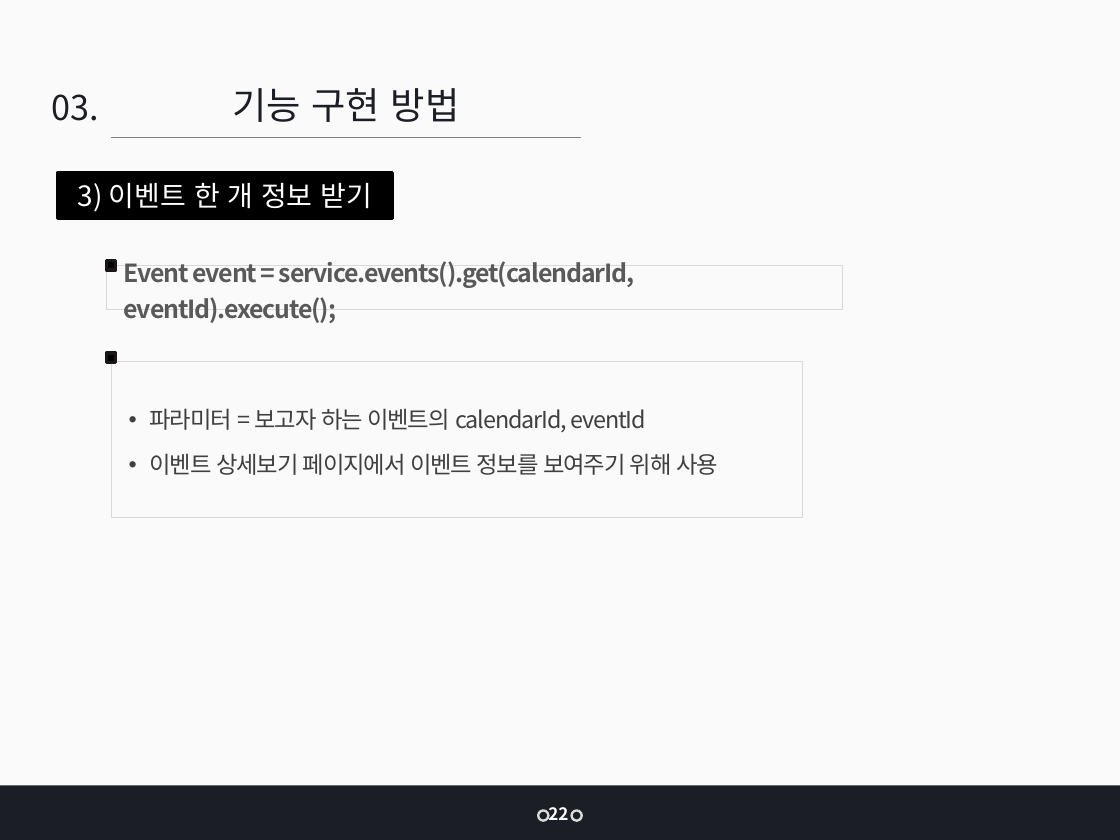
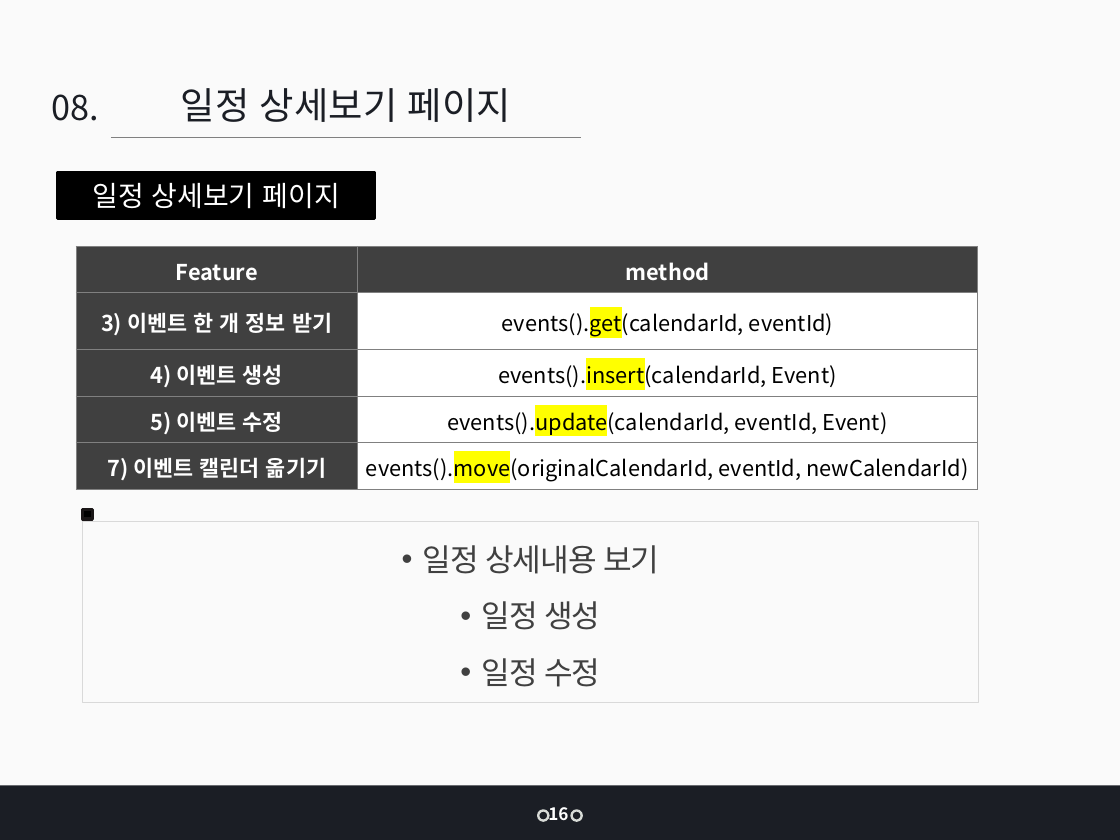
Before and after one commit to jangys/calendarProjectDocument, a slide deck: slide 16 of 인턴 최종 발표_장연수.pptx (slide 22 before the commit). Drawn at 1120x840 pixels with LibreOffice and Linux fonts; fonts in the diff are those of the drawing. Boxes give left, top, right and bottom in pixels: in the first picture for what was removed or moved away, otherwise in the second. Text is boxed around its words. In the diff, an @@ line names an element or a change of style, - is before the commit and + after.

```diff
--- a/인턴 최종 발표_장연수.pptx
+++ b/인턴 최종 발표_장연수.pptx
@@ text at <box>181,88,511,122</box>: text changed @@
-기능 구현 방법
+일정 상세보기 페이지
@@ text at <box>51,94,98,121</box>: text changed @@
-03.
+08.
@@ rectangle "일정 상세보기 페이지": place and size @@
-rectangle "일정 상세보기 페이지" at <box>57,174,392,218</box>
+rectangle "일정 상세보기 페이지" at <box>57,174,374,218</box>
@@ text in rectangle at <box>92,183,340,209</box>: text changed @@
-3) 이벤트 한 개 정보 받기
+일정 상세보기 페이지
@@ table added at <box>76,246,978,489</box>, 5 rows, 2 columns @@
+Feature | method
+3) 이벤트 한 개 정보 받기 | events().get(calendarId, eventId)
+4) 이벤트 생성 | events().insert(calendarId, Event)
+5) 이벤트 수정 | events().update(calendarId, eventId, Event)
+7) 이벤트 캘린더 옮기기 | events().move(originalCalendarId, eventId, newCalendarId)
@@ rectangle removed at <box>106,265,842,309</box> @@
-Event event = service.events().get(calendarId, eventId).execute();
@@ rectangle removed at <box>106,261,116,270</box> @@
@@ rectangle removed at <box>111,362,803,517</box> @@
-• 파라미터 = 보고자 하는 이벤트의 calendarId, eventId
-• 이벤트 상세보기 페이지에서 이벤트 정보를 보여주기 위해 사용
@@ rectangle: place and size @@
-rectangle at <box>106,353,116,362</box>
+rectangle at <box>83,510,93,519</box>
@@ rectangle added at <box>83,521,979,702</box>, outline #D9D9D9 0.5 pt, 20 pt, text #404040 @@
+• 일정 상세내용 보기
+• 일정 생성
+• 일정 수정
@@ text at <box>548,807,568,820</box>: text changed @@
-22
+16
```
Also in this commit, not shown: 21 other slides changed, 9 slides added, 32 slides removed, 4 other files.
